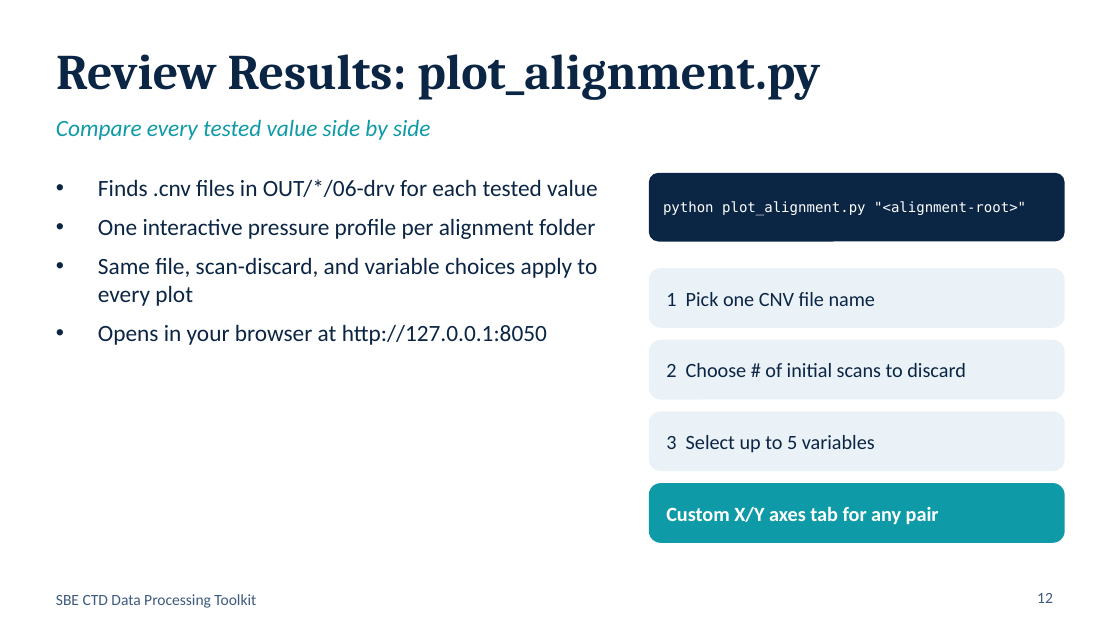
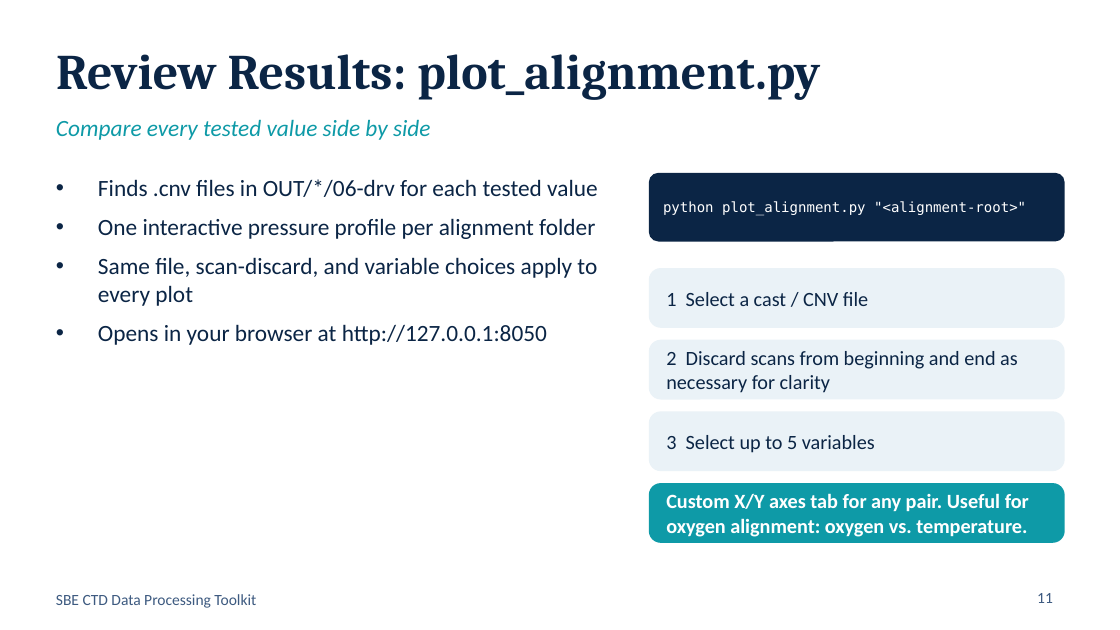
Before and after one commit to GCOOS/SBE-Data-Processing-Toolkit, a slide deck: slide 11 of DOC/SBE_CTD_Toolkit.pptx (slide 12 before the commit). Drawn at 1120x630 pixels with LibreOffice and Linux fonts; fonts in the diff are those of the drawing. Boxes give left, top, right and bottom in pixels: in the first picture for what was removed or moved away, otherwise in the second. Text is boxed around its words. In the diff, an @@ line names an element or a change of style, - is before the commit and + after.

```diff
--- a/DOC/SBE_CTD_Toolkit.pptx
+++ b/DOC/SBE_CTD_Toolkit.pptx
@@ text at (666,292,868,306): text changed @@
-1 Pick one CNV file name
+1 Select a cast / CNV file
@@ text at (666,351,1018,393): text changed @@
-2 Choose # of initial scans to discard
+2 Discard scans from beginning and end as necessary for clarity
@@ text at (666,493,1029,537): text changed @@
-Custom X/Y axes tab for any pair
+Custom X/Y axes tab for any pair. Useful for oxygen alignment: oxygen vs. temperature.
@@ page number at (1037,593,1053,603): text changed @@
-12
+11
```
Also in this commit, not shown: 3 other slides changed, 1 slide removed, 9 other files.
